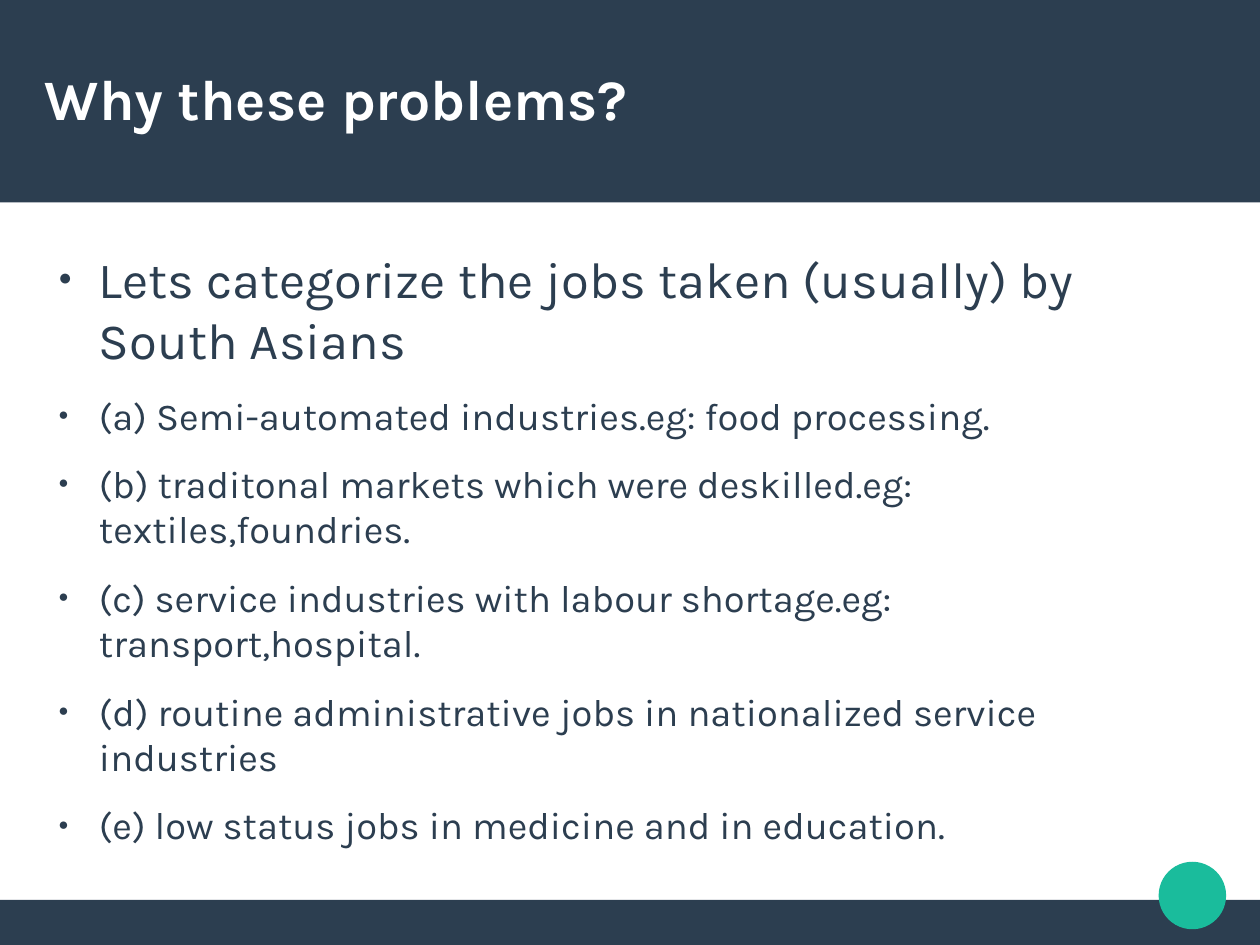
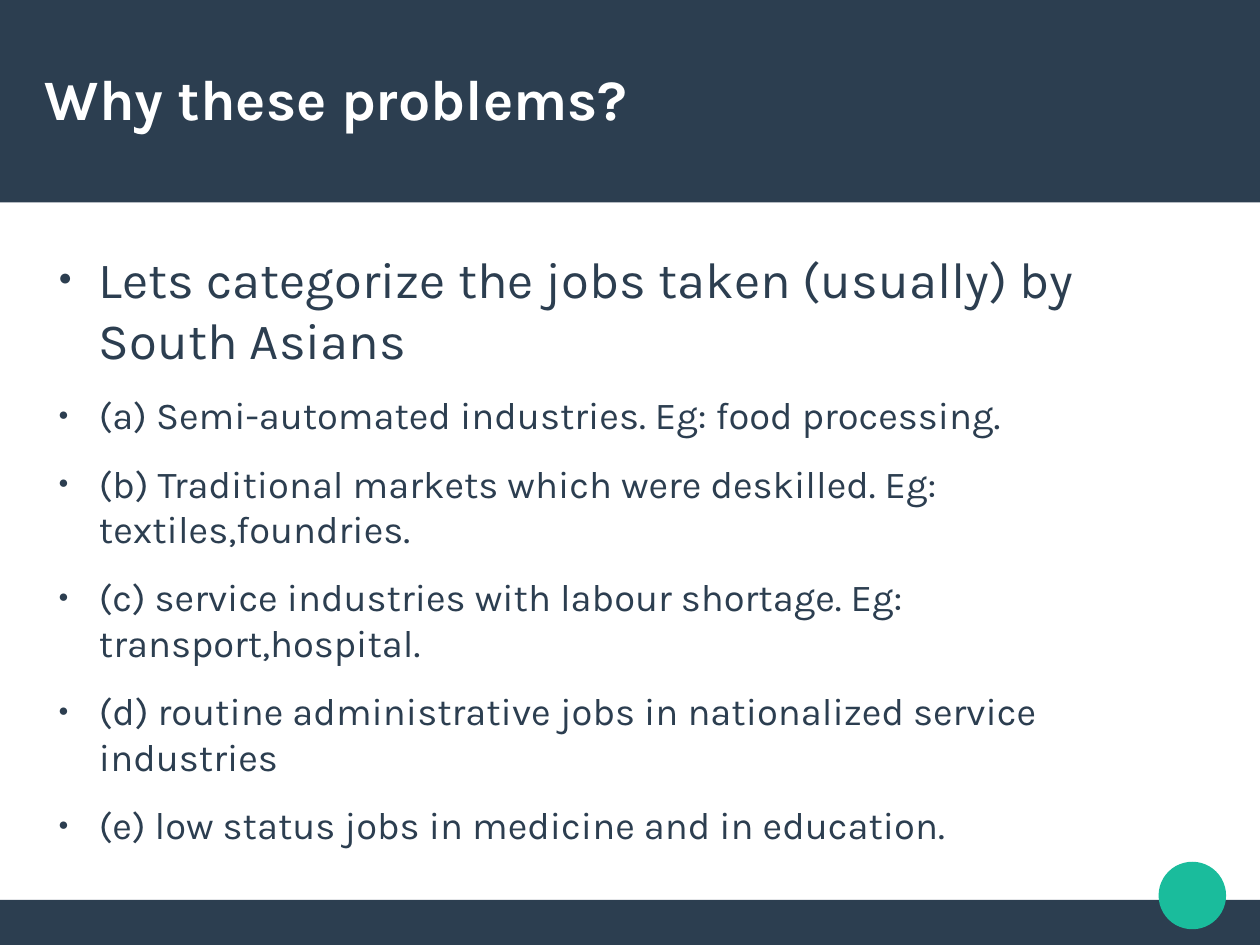
Before and after one commit to abhigyanghosh30/Linguistics-NOte, a slide deck: slide 5 of Presentations/Tingu paper presentation.odp (slide 4 before the commit). Drawn at 1260x945 pixels with LibreOffice and Linux fonts; fonts in the diff are those of the drawing. Boxes give left, top, right and bottom in pixels: in the first picture for what was removed or moved away, otherwise in the second. Text is boxed around its words. In the diff, an @@ line names an element or a change of style, - is before the commit and + after.

```diff
--- a/Presentations/Tingu paper presentation.odp
+++ b/Presentations/Tingu paper presentation.odp
@@ text at [99, 401, 1001, 666]: text changed @@
-● (a) Semi-automated industries.eg: food processing.
-● (b) traditonal markets which were deskilled.eg: textiles,foundries.
-● (c) service industries with labour shortage.eg: transport,hospital.
+● (a) Semi-automated industries. Eg: food processing.
+● (b) Traditional markets which were deskilled. Eg: textiles,foundries.
+● (c) service industries with labour shortage. Eg: transport,hospital.
```
Also in this commit, not shown: 9 other slides changed, 1 slide added, 2 other files.
